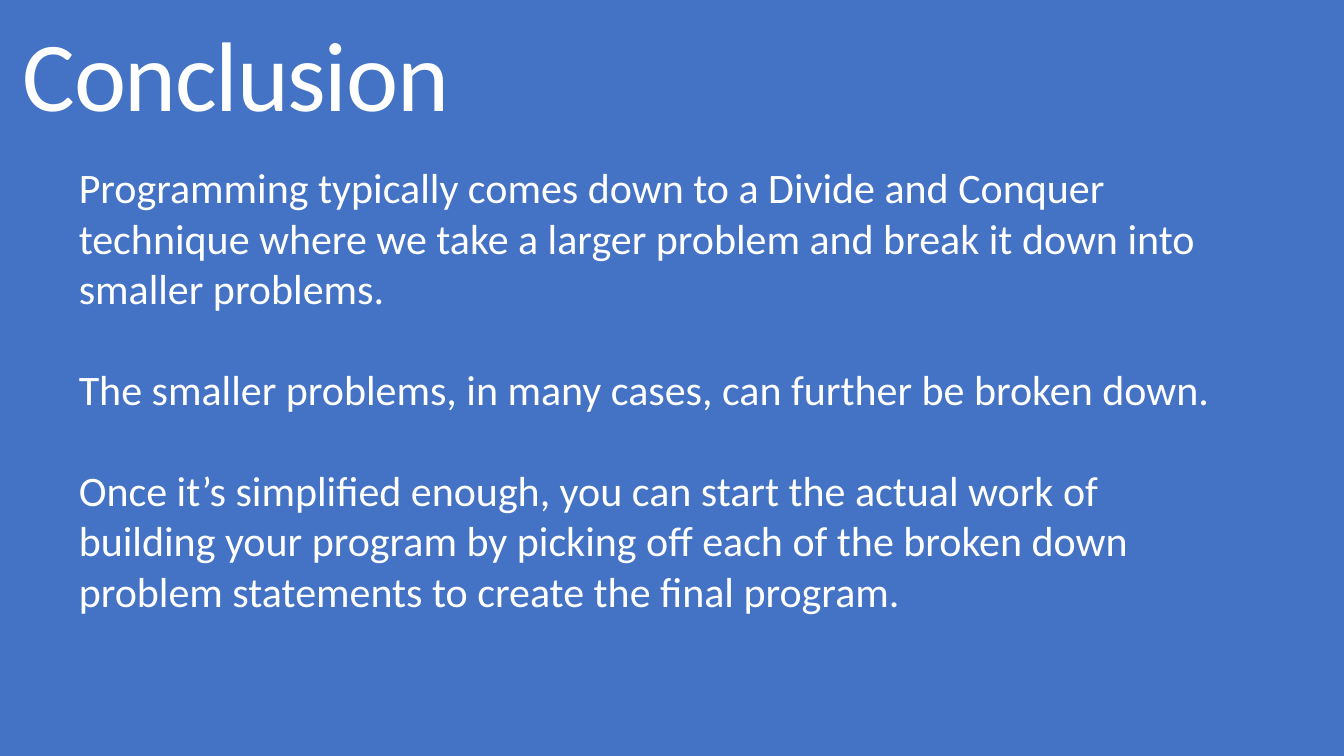
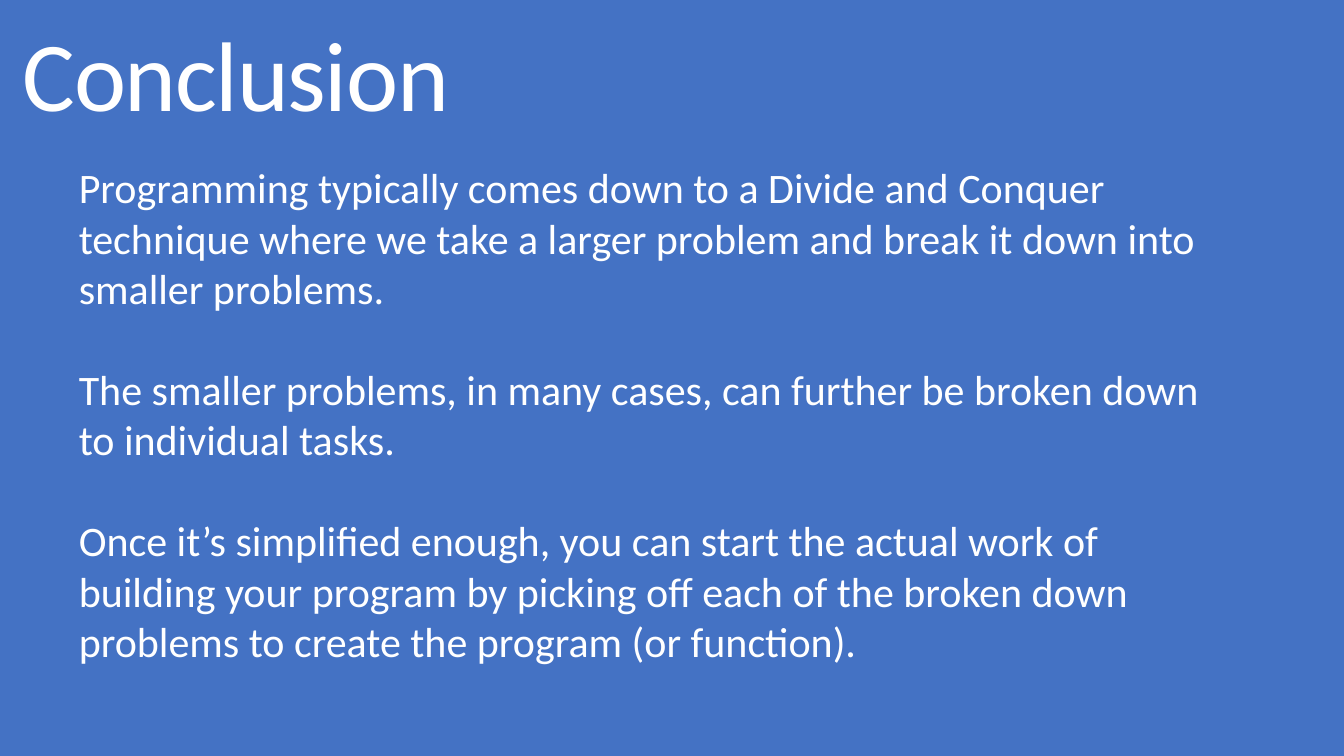
Before and after one commit to grecoe/teals, a slide deck: slide 14 of 5_presentations/DivideAndConquer.pptx. Drawn at 1344x756 pixels with LibreOffice and Linux fonts; fonts in the diff are those of the drawing. Boxes give left, top, right and bottom in pixels: in the first picture for what was removed or moved away, otherwise in the second. Text is boxed around its words. In the diff, an @@ line names an element or a change of style, - is before the commit and + after.

```diff
--- a/5_presentations/DivideAndConquer.pptx
+++ b/5_presentations/DivideAndConquer.pptx
@@ text at [79, 376, 1198, 664]: text changed @@
-The smaller problems, in many cases, can further be broken down.
-Once it’s simplified enough, you can start the actual work of building your program by picking off each of the broken down problem statements to create the final program.
+The smaller problems, in many cases, can further be broken down to individual tasks.
+Once it’s simplified enough, you can start the actual work of building your program by picking off each of the broken down problems to create the program (or function).
```
Also in this commit, not shown: 9 other slides changed, 1 slide added, 1 slide removed, 1 other file.
